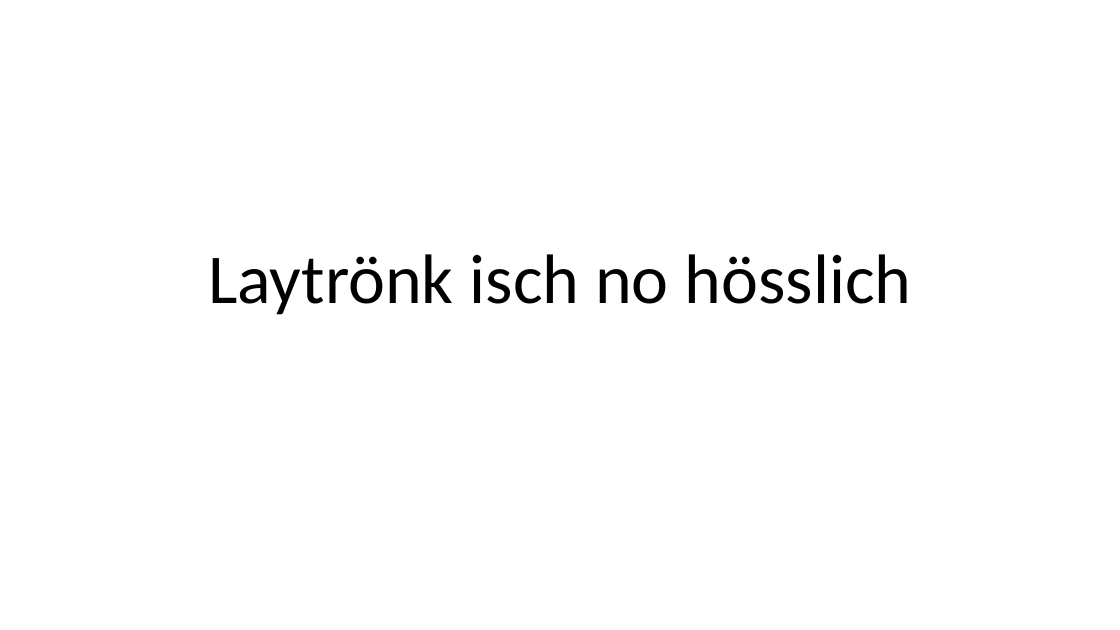
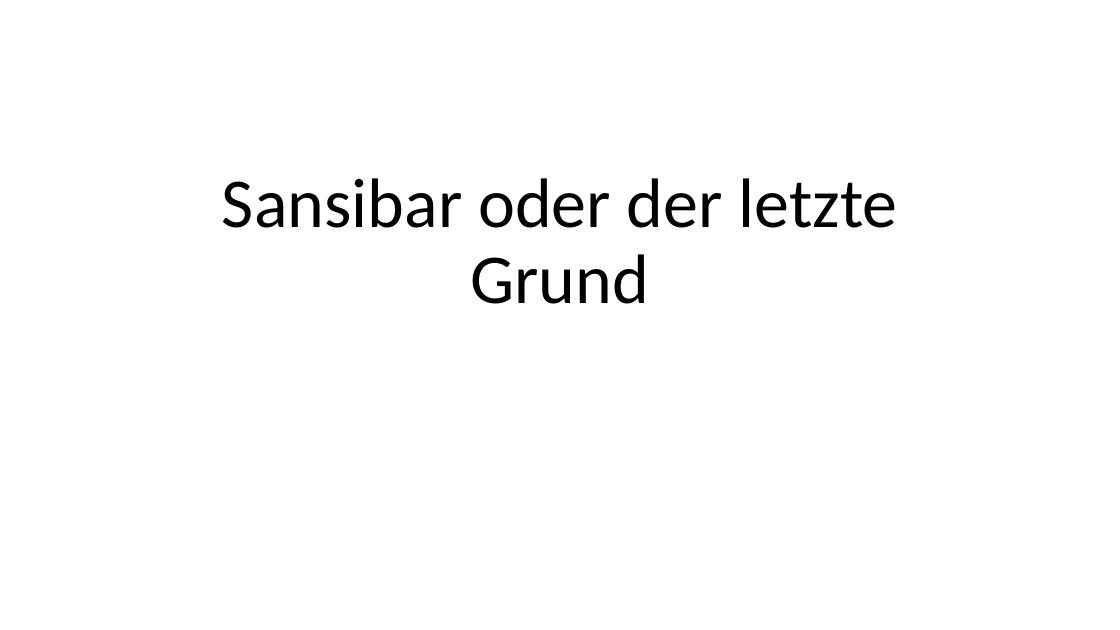
Before and after one commit to prulex9778/Deutsch-Vortrag, a slide deck: slide 1 of Powerpoint.pptx. Drawn at 1120x630 pixels with LibreOffice and Linux fonts; fonts in the diff are those of the drawing. Boxes give left, top, right and bottom in pixels: in the first picture for what was removed or moved away, otherwise in the second. Text is boxed around its words. In the diff, an @@ line names an element or a change of style, - is before the commit and + after.

Commit message:
Titel
Titel

```diff
--- a/Powerpoint.pptx
+++ b/Powerpoint.pptx
@@ title at bbox=[222, 178, 898, 304]: text changed @@
-Laytrönk isch no hösslich
+Sansibar oder der letzte Grund
```
